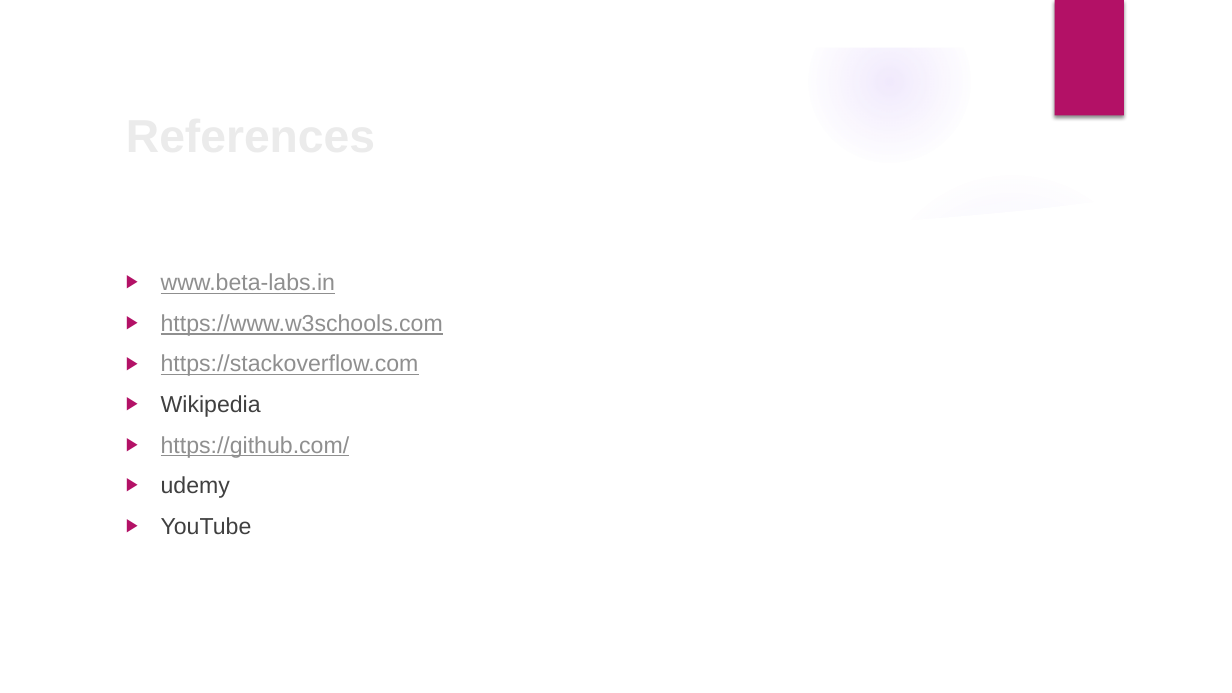
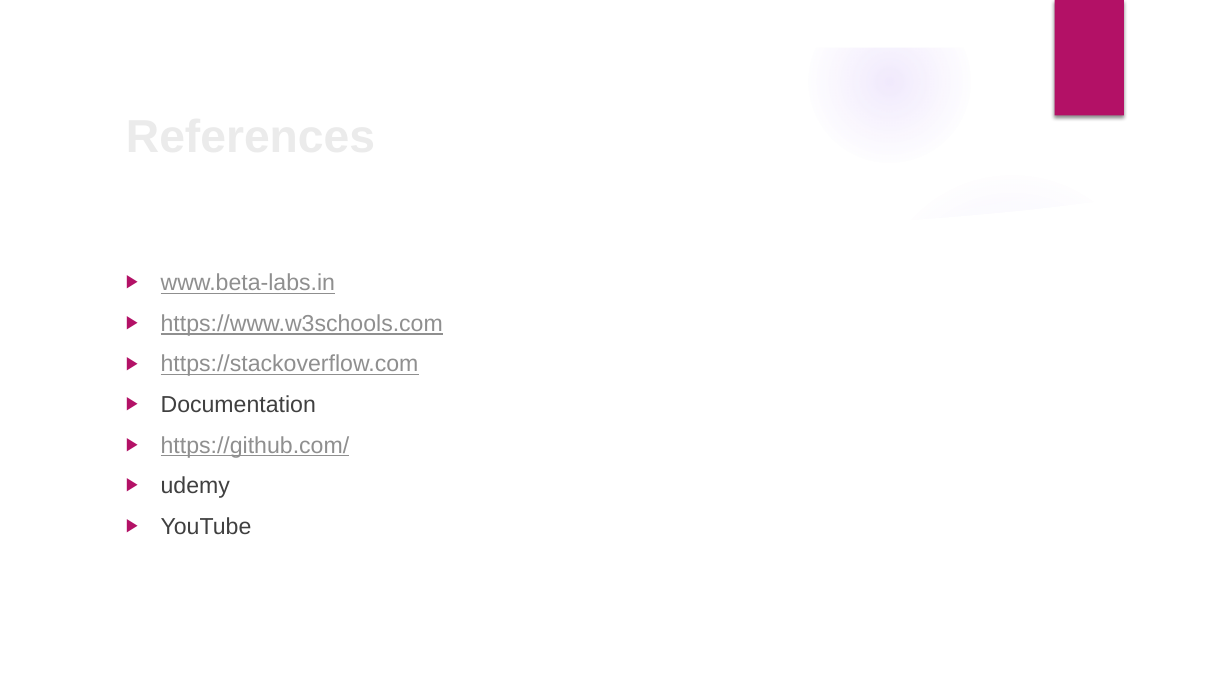
Before and after one commit to TanyaMittal31/SW-Medication, a slide deck: slide 11 of SwMedication.pptx. Drawn at 1232x693 pixels with LibreOffice and Linux fonts; fonts in the diff are those of the drawing; background and template pictures are left out. Boxes give left, top, right and bottom in pixels: in the first picture for what was removed or moved away, otherwise in the second. Text is boxed around its words. In the diff, an @@ line names an element or a change of style, - is before the commit and + after.

```diff
--- a/SwMedication.pptx
+++ b/SwMedication.pptx
@@ text at (161, 395, 316, 412): text changed @@
-▶ Wikipedia
+▶ Documentation
```
Also in this commit, not shown: 1 other slide changed, 8 other files.
